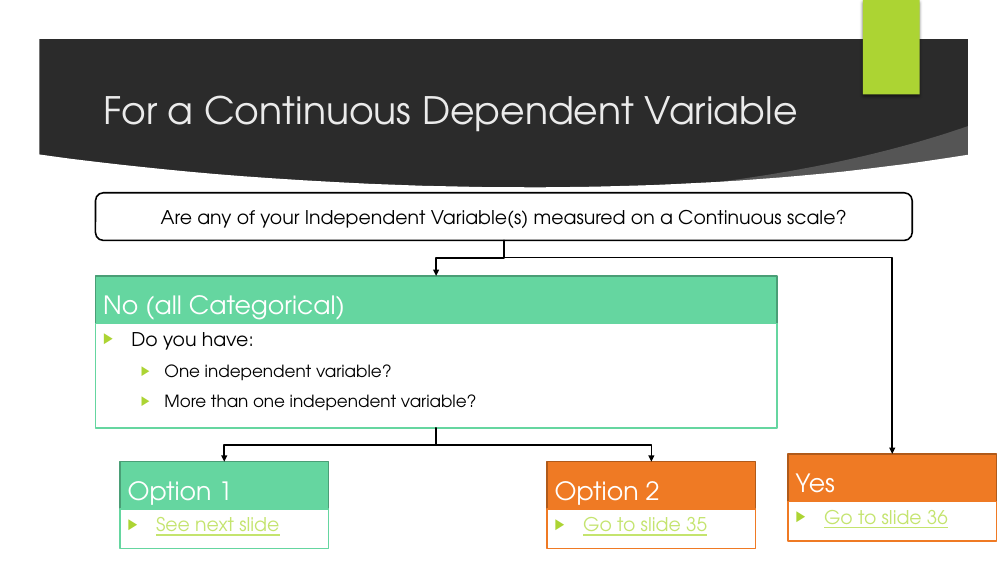
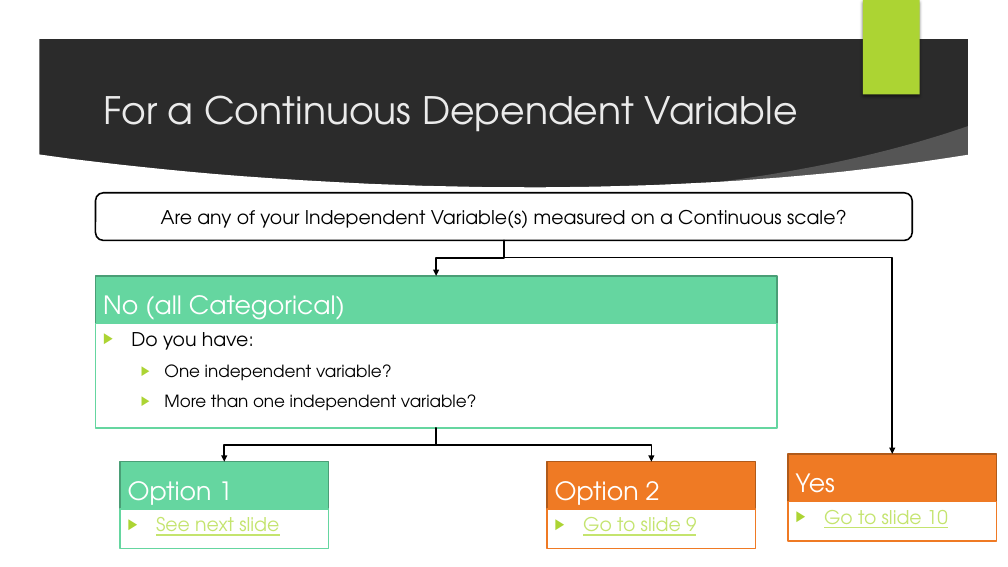
Before and after one commit to Liam-JB-Hill/CAP_pathway_Intro_to_Stats, a slide deck: slide 7 of slides/Session3_master.pptx. Drawn at 1008x567 pixels with LibreOffice and Linux fonts; fonts in the diff are those of the drawing; background and template pictures are left out; a plain dark background stands for a picture behind light text. Boxes give left, top, right and bottom in pixels: in the first picture for what was removed or moved away, otherwise in the second. Text is boxed around its words. In the diff, an @@ line names an element or a change of style, - is before the commit and + after.

```diff
--- a/slides/Session3_master.pptx
+++ b/slides/Session3_master.pptx
@@ text in rectangle at (583, 517, 696, 536): text changed @@
-▶ Go to slide 35
+▶ Go to slide 9
@@ text at (824, 510, 948, 528): text changed @@
-▶ Go to slide 36
+▶ Go to slide 10
```
Also in this commit, not shown: 1 other slide changed, 1 slide removed, 1 other file.
